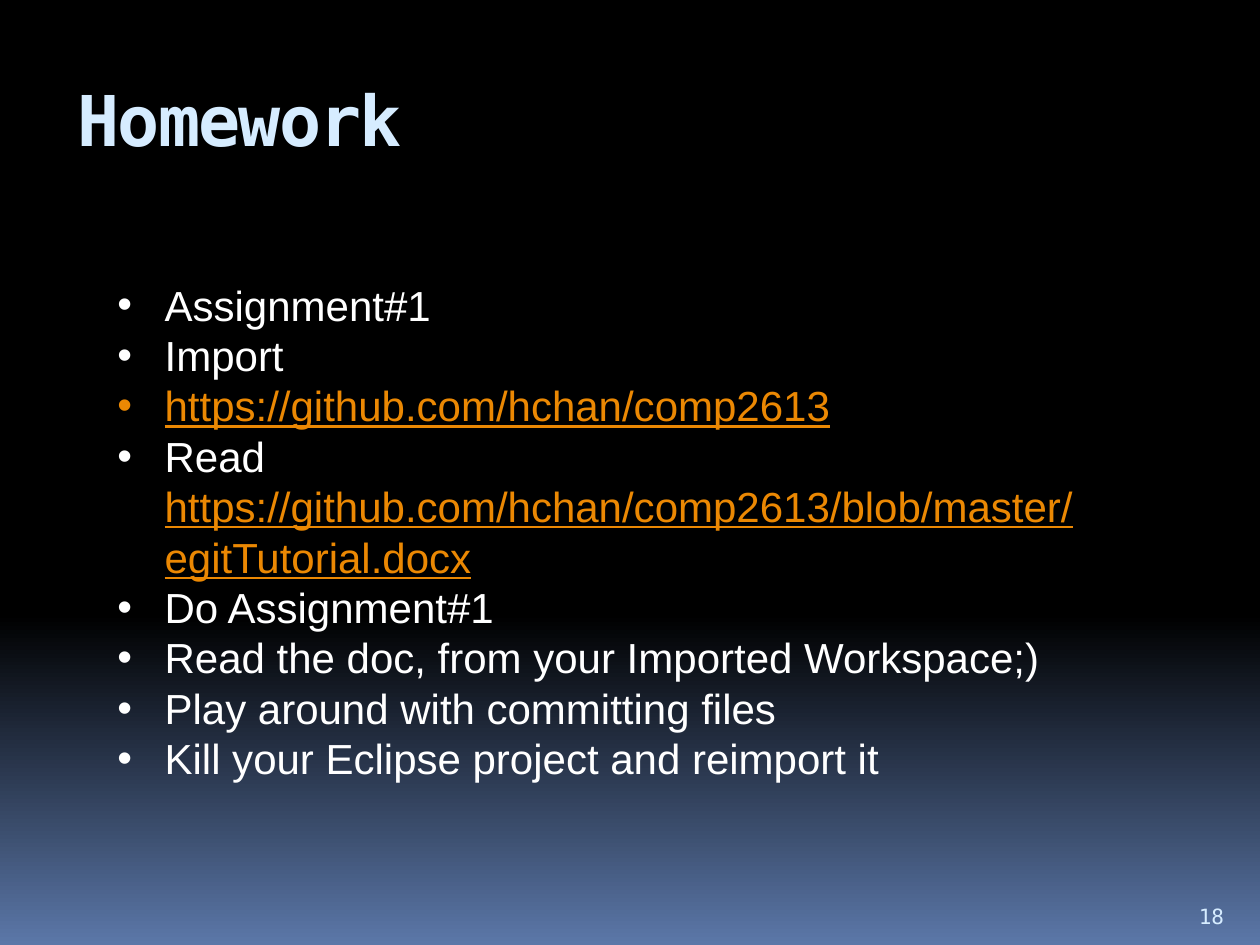
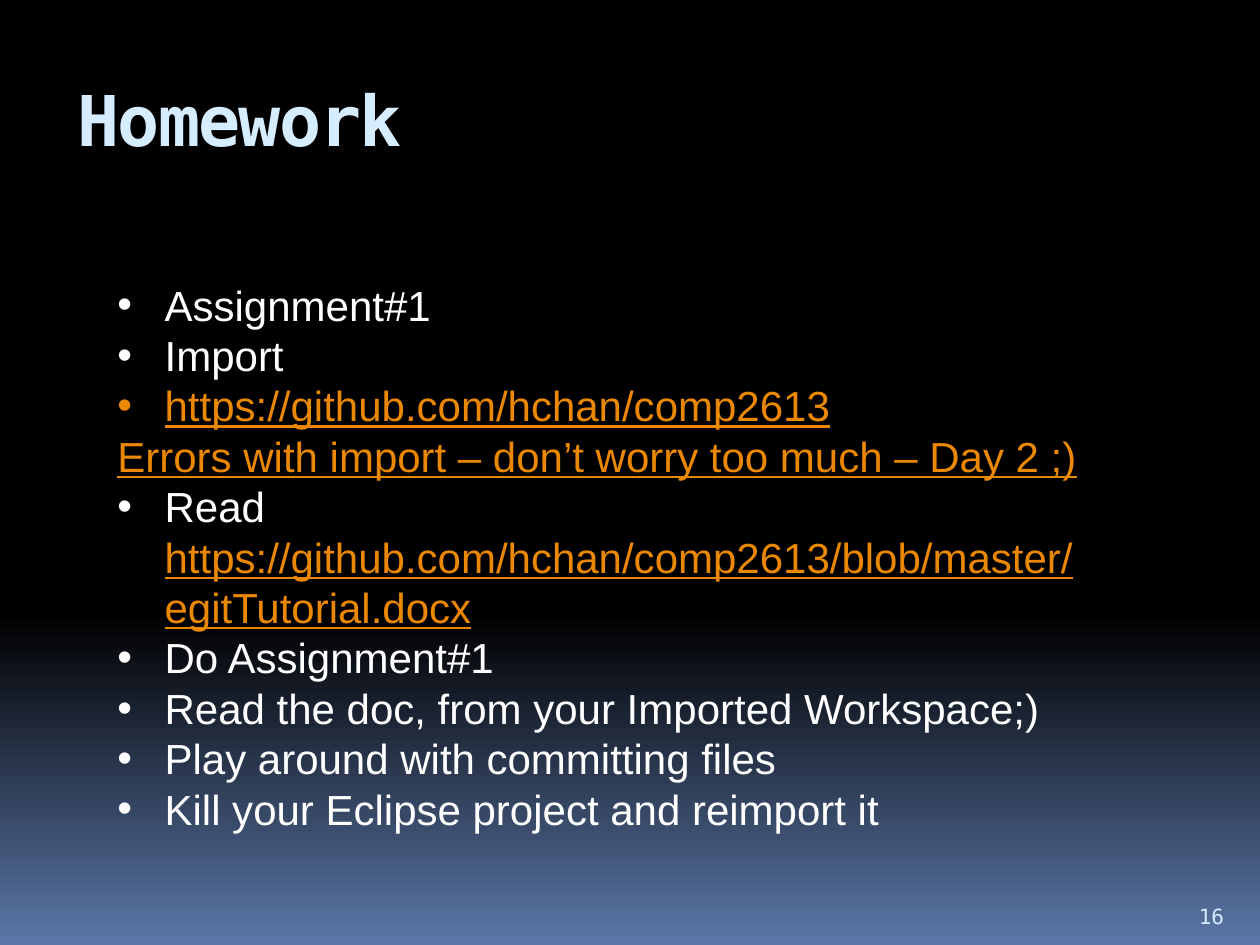
Before and after one commit to hchan/comp2613, a slide deck: slide 16 of coursePresentation.pptx (slide 18 before the commit). Drawn at 1260x945 pixels with LibreOffice and Linux fonts; fonts in the diff are those of the drawing. Boxes give left, top, right and bottom in pixels: in the first picture for what was removed or moved away, otherwise in the second. Text is boxed around its words. In the diff, an @@ line names an element or a change of style, - is before the commit and + after.

```diff
--- a/coursePresentation.pptx
+++ b/coursePresentation.pptx
@@ text at [117,441,1039,480]: paragraph added @@
+Errors with import – don’t worry too much – Day 2 ;)
@@ page number at [1199,908,1224,924]: text changed @@
-18
+16
```
Also in this commit, not shown: 4 other slides changed, 1 slide added, 3 slides removed.
